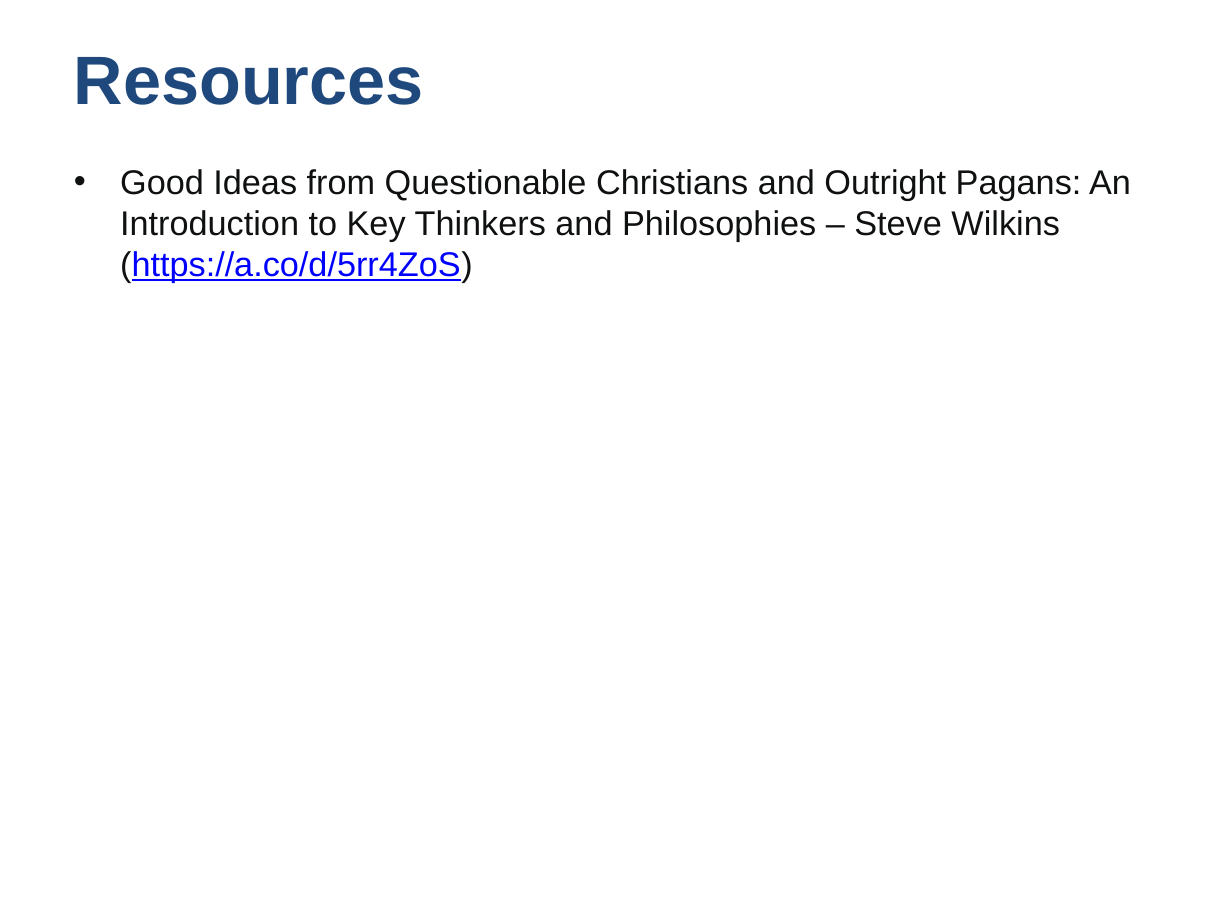
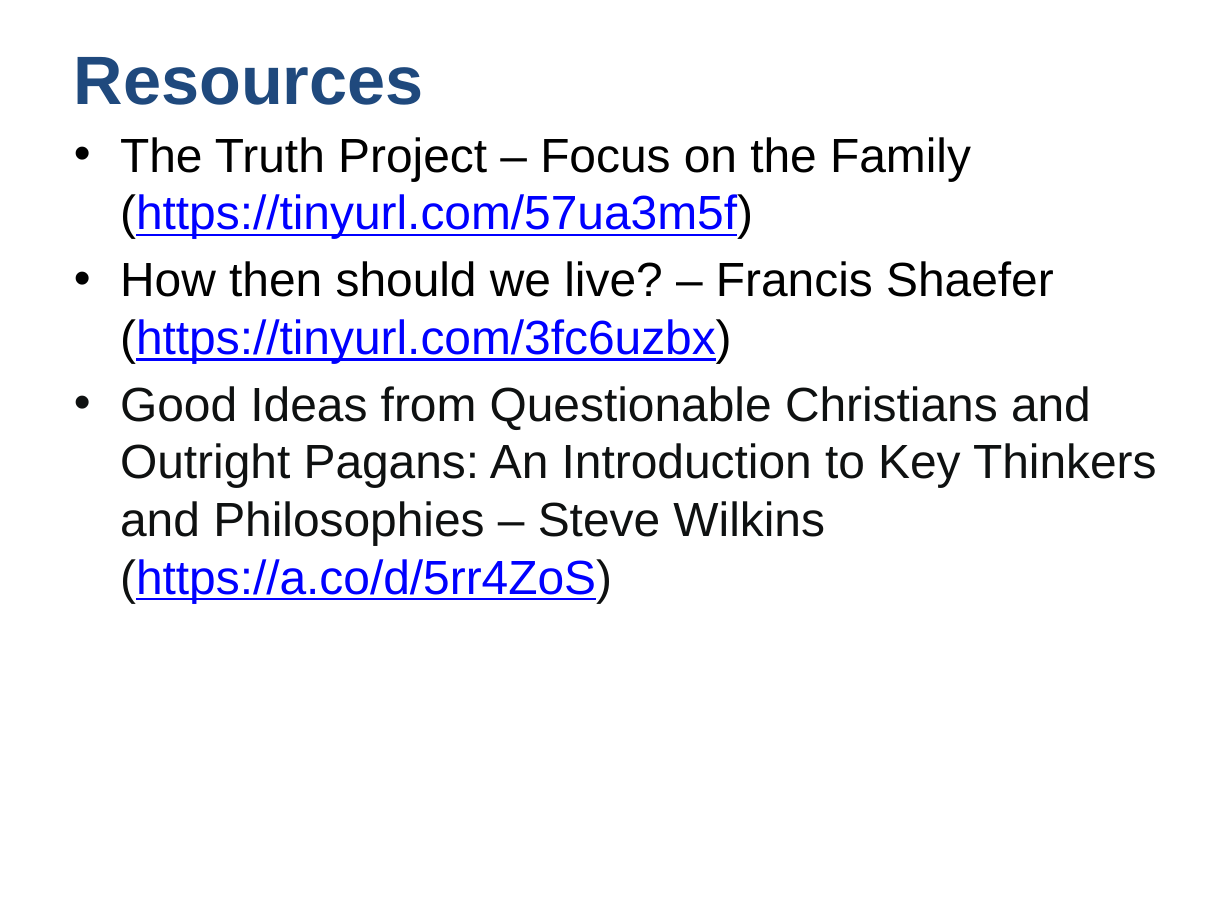
Before and after one commit to UsefulEngines/EvangelismPublic, a slide deck: slide 14 of 2024-Q4/2024-11-24/2024-11-24-Psalms.pptx (slide 11 before the commit). Drawn at 1232x924 pixels with LibreOffice and Linux fonts; fonts in the diff are those of the drawing. Boxes give left, top, right and bottom in pixels: in the first picture for what was removed or moved away, otherwise in the second. Text is boxed around its words. In the diff, an @@ line names an element or a change of style, - is before the commit and + after.

```diff
--- a/2024-Q4/2024-11-24/2024-11-24-Psalms.pptx
+++ b/2024-Q4/2024-11-24/2024-11-24-Psalms.pptx
@@ text "The Truth Project – Focus ..." moved from (x1=120, y1=169, x2=1131, y2=283) to (x1=120, y1=137, x2=1157, y2=603) @@
@@ text at (x1=120, y1=137, x2=1054, y2=363): paragraphs added @@
+• The Truth Project – Focus on the Family (https://tinyurl.com/57ua3m5f)
+• How then should we live? – Francis Shaefer (https://tinyurl.com/3fc6uzbx)
@@ text at (x1=120, y1=386, x2=1157, y2=603): size 20 to 28 pt in "Good Ideas from Questionable Christians and Outright ..."; line spacing 24pt to 1; more space between paragraphs @@
```
Also in this commit, not shown: 3 other slides changed, 3 slides added, 1 other file.
